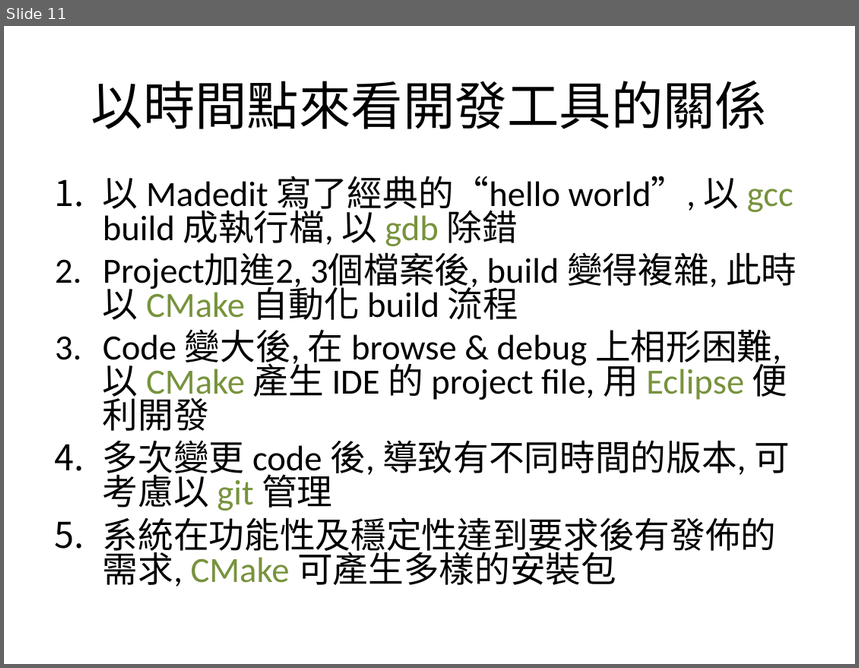
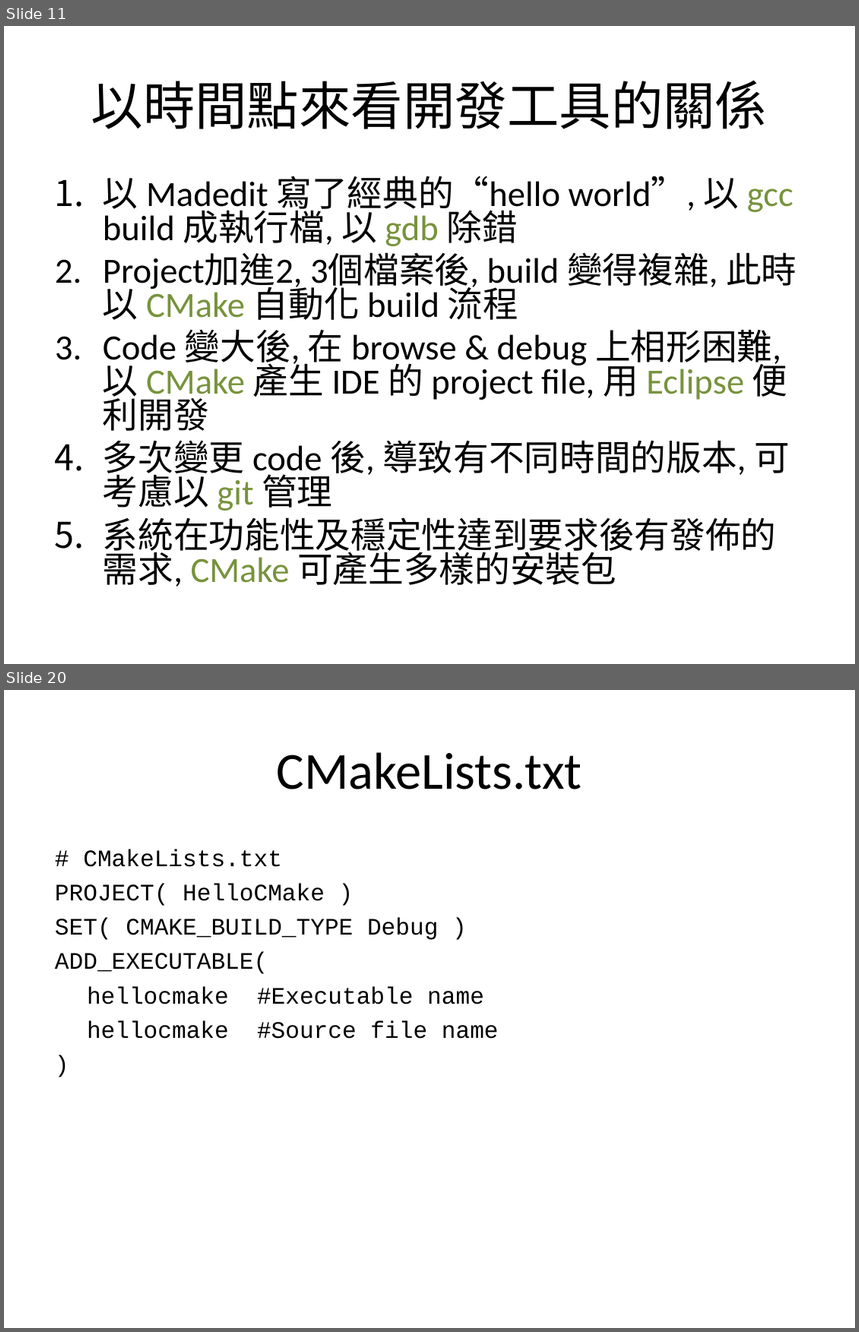
Before and after one commit to jayska/Programming, a slide deck: Slides/ProgFun.ppt. Shown one above the other, each under a label of ours: slide 11 before the commit, slides 11 and 20 after it; the slides between them are not shown. The pictures are 859x668 and 859x1332 pixels, drawn with LibreOffice and Linux fonts; fonts in the diff are those of the drawing. Boxes give left, top, right and bottom in pixels: in the first picture for what was removed or moved away, otherwise in the second. Text is boxed around its words. In the diff, an @@ line names an element or a change of style, - is before the commit and + after.

```diff
--- a/Slides/ProgFun.ppt
+++ b/Slides/ProgFun.ppt
@@ slide 20 added at [4,690,855,1328], background #FFFFFF @@
@@ title added at [277,752,582,790], 44 pt, text #000000 @@
+CMakeLists.txt
@@ text added at [55,850,499,1039], 20 pt, text #000000 @@
+# CMakeLists.txt
+PROJECT( HelloCMake )
+SET( CMAKE_BUILD_TYPE Debug )
+ADD_EXECUTABLE(
+hellocmake #Executable name
+hellocmake #Source file name
+)
```
Also in this commit, not shown: 7 slides changed, 15 other slides added, 2 slides removed.
